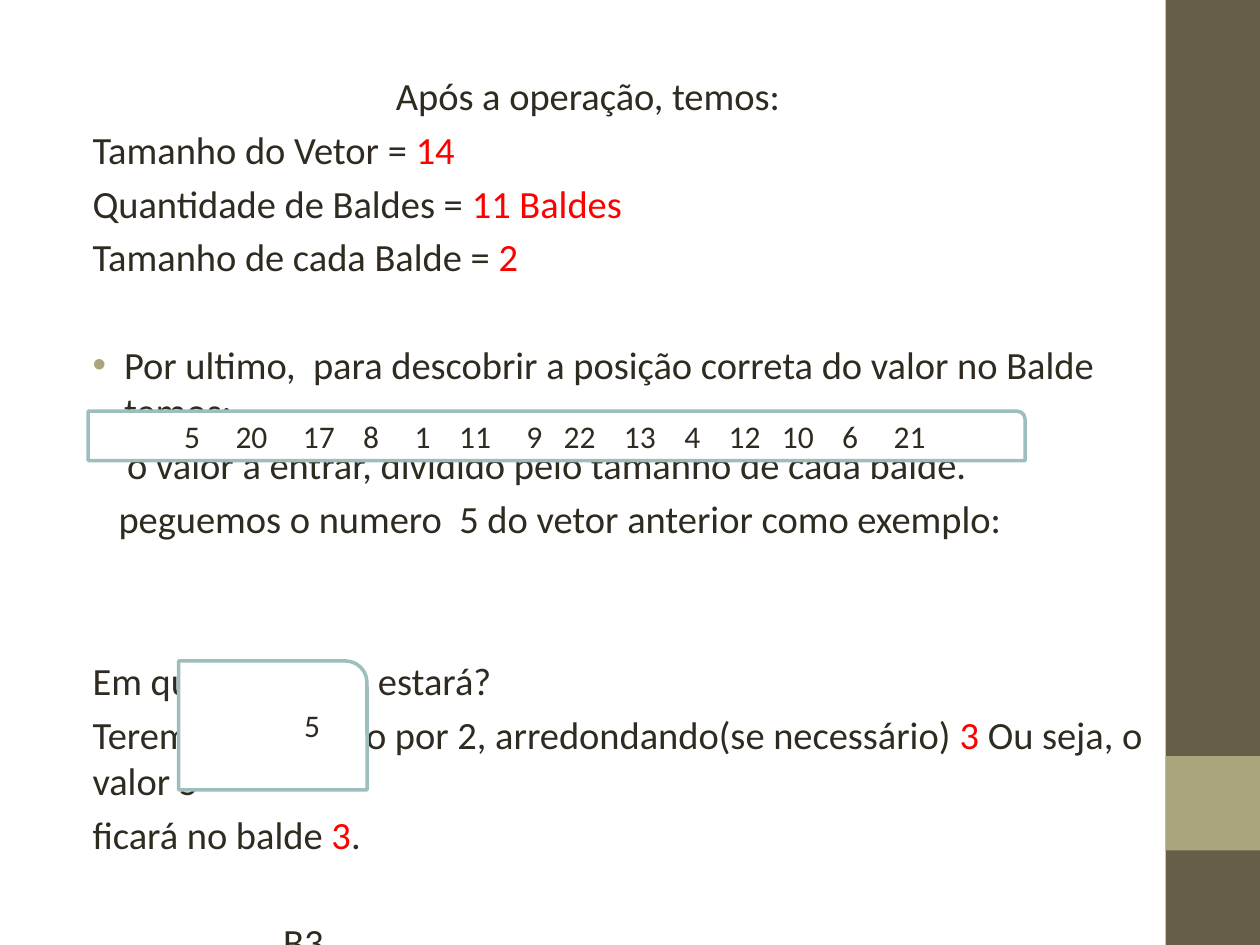
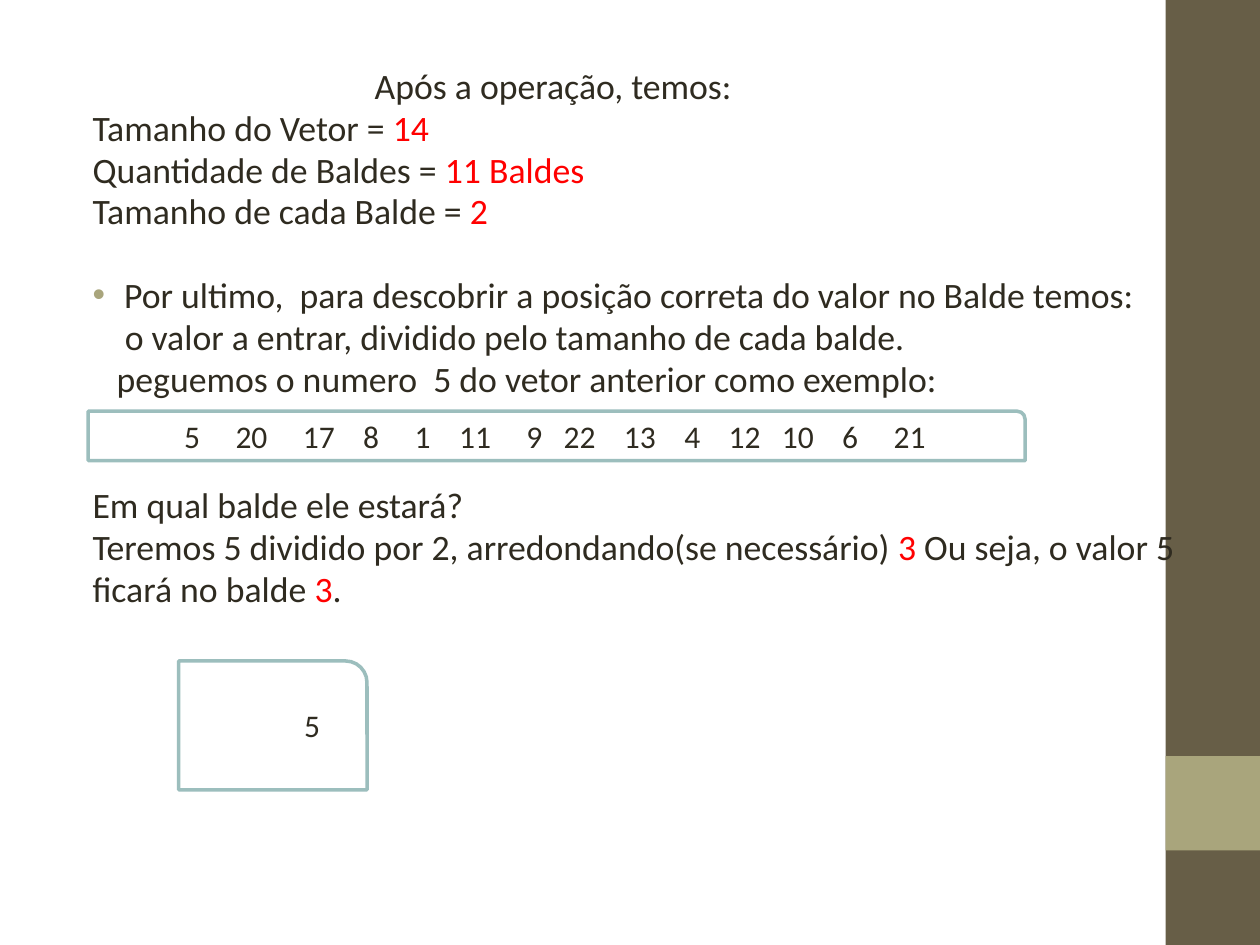
Before and after one commit to sisunigit/EDBucketSort, a slide deck: slide 10 of Documentos/Estrutura de Dados Trabalho.pptx. Drawn at 1260x945 pixels with LibreOffice and Linux fonts; fonts in the diff are those of the drawing. Boxes give left, top, right and bottom in pixels: in the first picture for what was removed or moved away, otherwise in the second. Text is boxed around its words. In the diff, an @@ line names an element or a change of style, - is before the commit and + after.

```diff
--- a/Documentos/Estrutura de Dados Trabalho.pptx
+++ b/Documentos/Estrutura de Dados Trabalho.pptx
@@ text "Após a operação, temos:" at [93, 74, 1174, 663]: size 22 to 20.4 pt; line spacing 1 to 0.8 @@
```
Also in this commit, not shown: 4 other slides changed.
